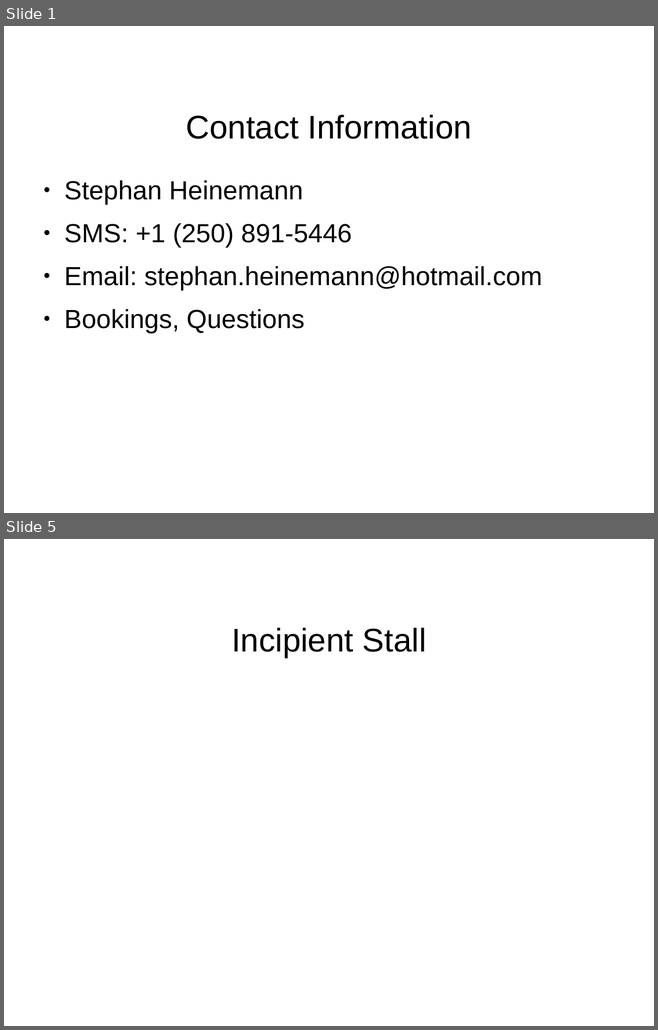
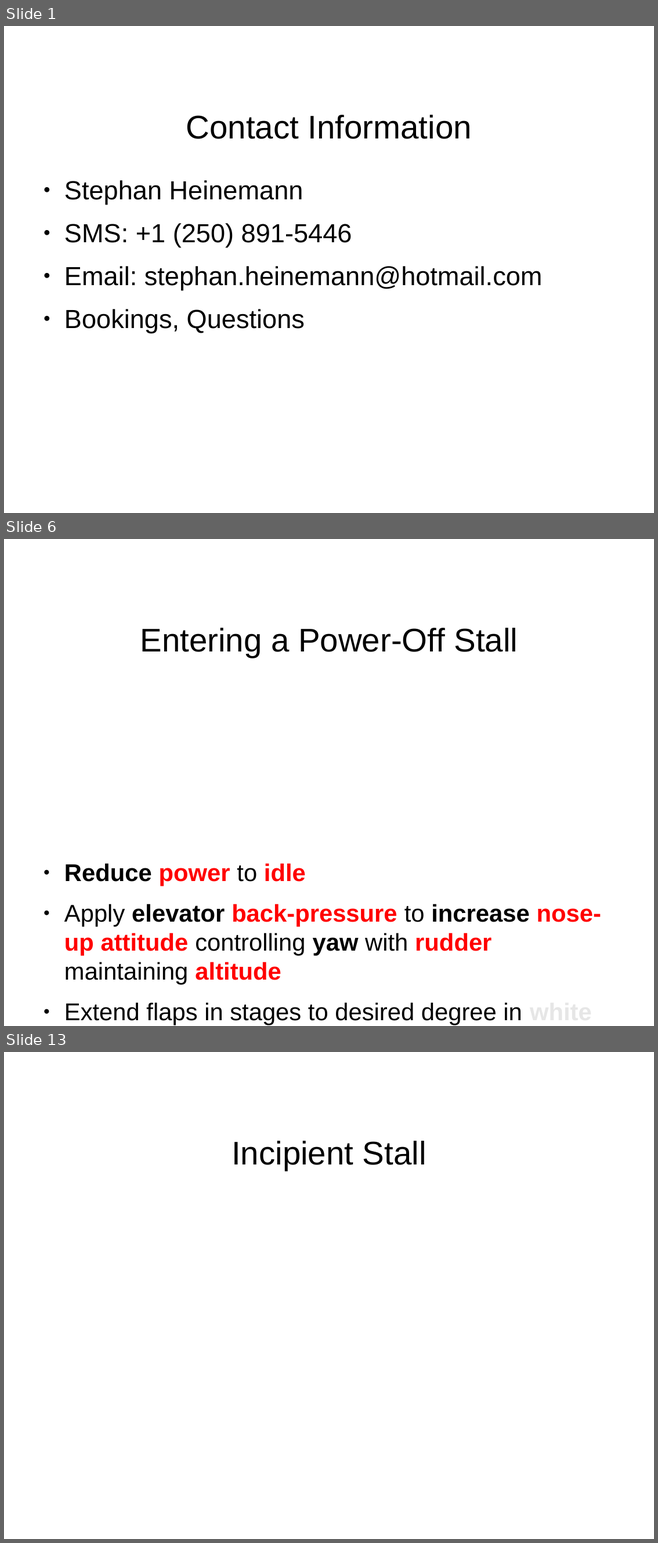
Before and after one commit to stephanheinemann/flight, a slide deck: FI/Stalls/Stalls.odp. Shown one above the other, each under a label of ours: slides 1 and 5 before the commit, slides 1, 6 and 13 after it; the slides between them are not shown. The pictures are 658x1030 and 658x1543 pixels, drawn with LibreOffice and Linux fonts; fonts in the diff are those of the drawing; background and template pictures are left out. Boxes give left, top, right and bottom in pixels: in the first picture for what was removed or moved away, otherwise in the second. Text is boxed around its words. In the diff, an @@ line names an element or a change of style, - is before the commit and + after.

Commit message:
added initial stall presentation

```diff
--- a/FI/Stalls/Stalls.odp
+++ b/FI/Stalls/Stalls.odp
@@ slide 6 added at bbox=[4, 539, 654, 1026], background #FFFFFF @@
@@ title added at bbox=[140, 628, 518, 657], 40 pt, text #000000 @@
+Entering a Power-Off Stall
@@ text added at bbox=[64, 863, 601, 1026], 29.6 pt, text #000000, bold @@
+● Reduce power to idle
+● Apply elevator back-pressure to increase nose-up attitude controlling yaw with rudder maintaining altitude
+● Extend flaps in stages to desired degree in white arc
@@ what was slide 5 is now slide 13 @@
```
Also in this commit, not shown: 3 slides changed, 8 other slides added, 1 slide removed, 2 other files.
